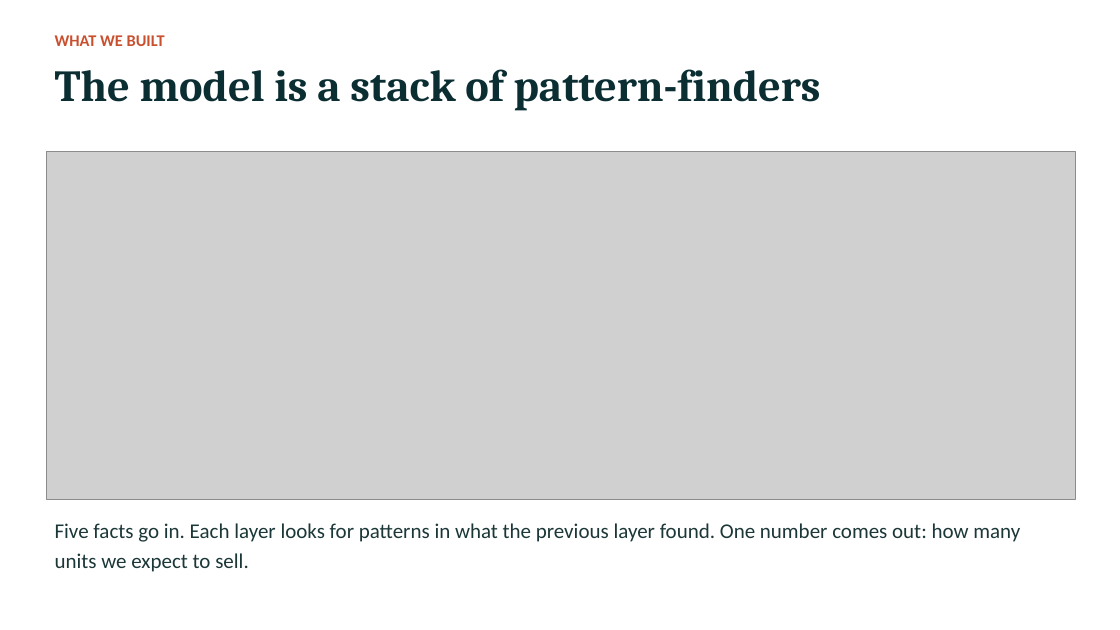
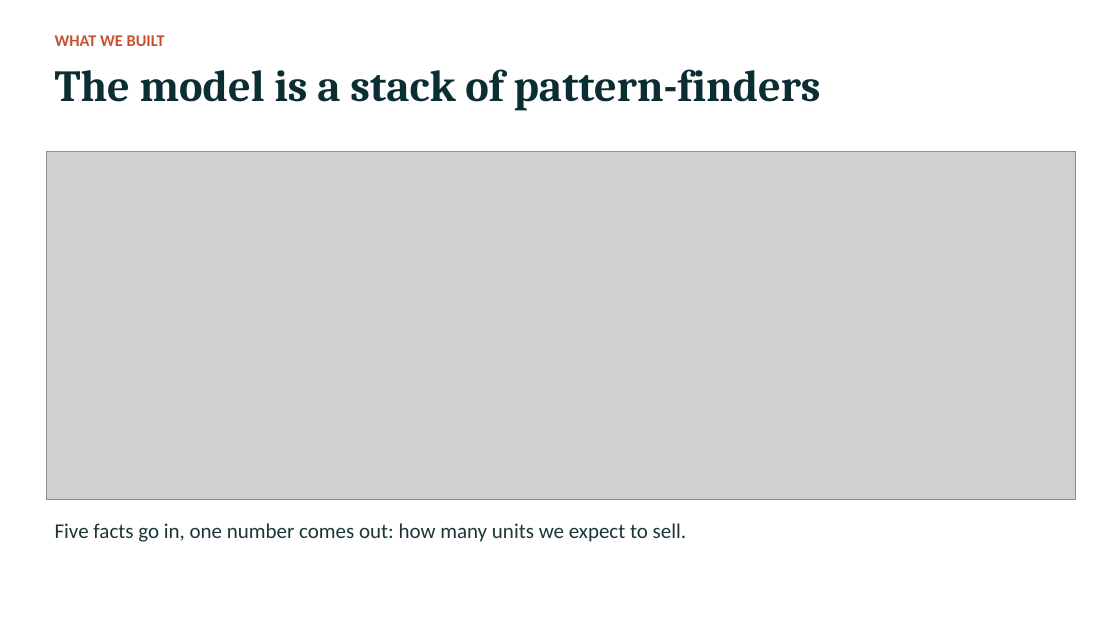
Before and after one commit to bgdrake03/Deep-Learning-Assignment-1, a slide deck: slide 7 of presentation/Group7_Assignment1_Incremental_Learning.pptx. Drawn at 1120x630 pixels with LibreOffice and Linux fonts; fonts in the diff are those of the drawing; grey boxes stand for pictures. Boxes give left, top, right and bottom in pixels: in the first picture for what was removed or moved away, otherwise in the second. Text is boxed around its words. In the diff, an @@ line names an element or a change of style, - is before the commit and + after.

```diff
--- a/presentation/Group7_Assignment1_Incremental_Learning.pptx
+++ b/presentation/Group7_Assignment1_Incremental_Learning.pptx
@@ text at [55,523,687,542]: text changed @@
-Five facts go in. Each layer looks for patterns in what the previous layer found. One number comes out: how many units we expect to sell.
+Five facts go in, one number comes out: how many units we expect to sell.
```
Also in this commit, not shown: 3 other files.
